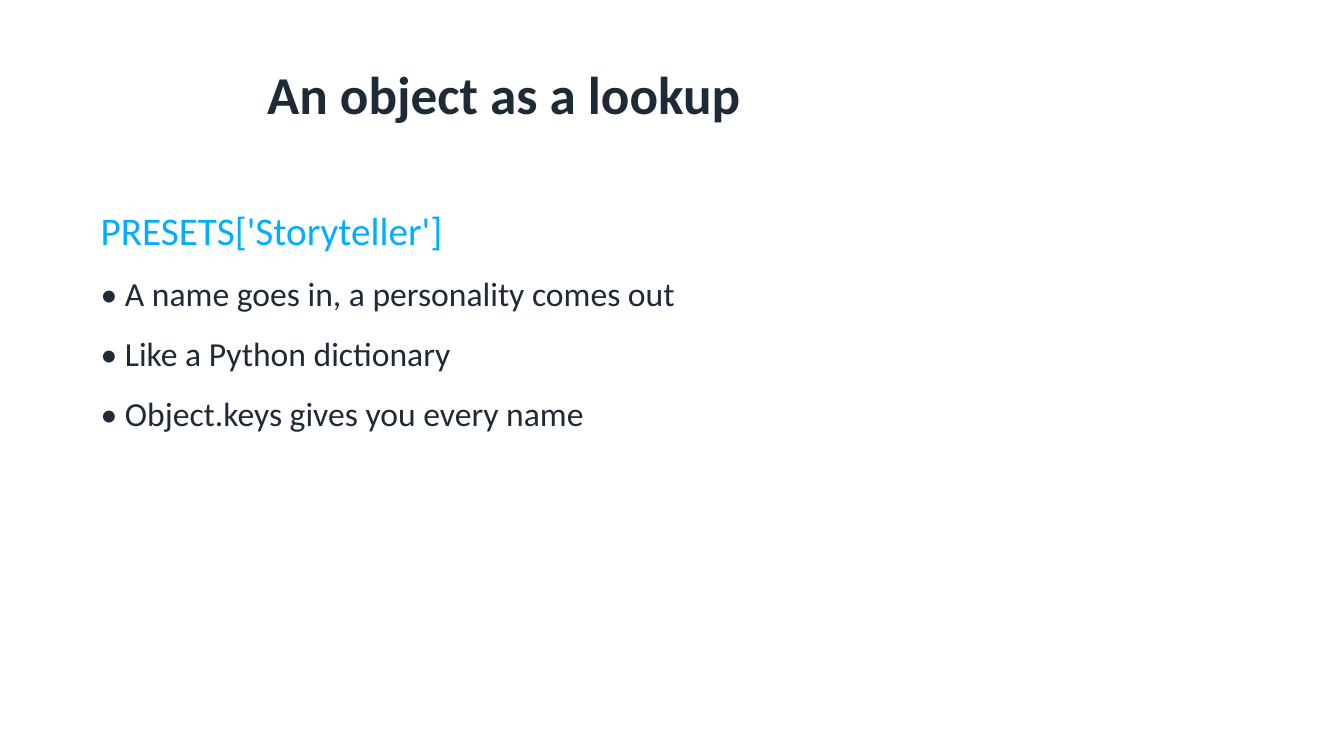
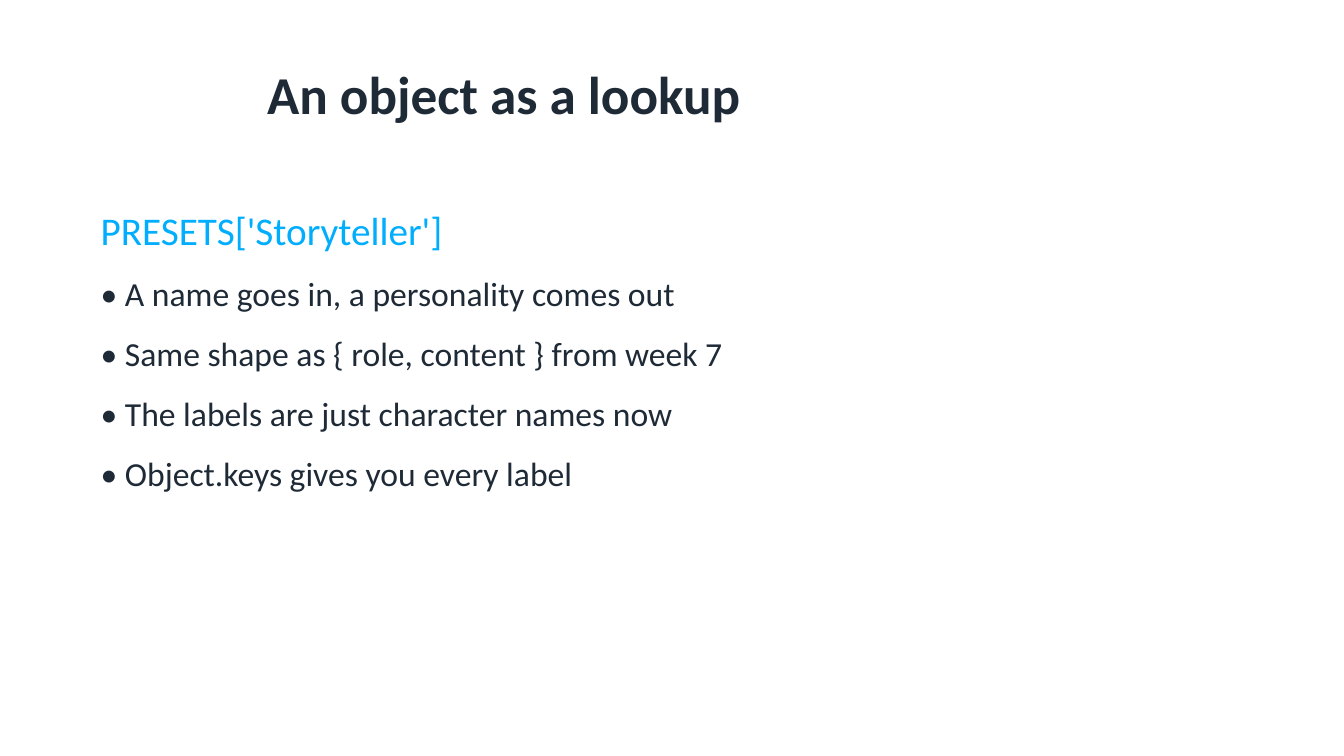
Before and after one commit to utgapps/utgapps.github.io, a slide deck: slide 4 of ai101/slides/week-13.pptx. Drawn at 1344x756 pixels with LibreOffice and Linux fonts; fonts in the diff are those of the drawing. Boxes give left, top, right and bottom in pixels: in the first picture for what was removed or moved away, otherwise in the second. Text is boxed around its words. In the diff, an @@ line names an element or a change of style, - is before the commit and + after.

```diff
--- a/ai101/slides/week-13.pptx
+++ b/ai101/slides/week-13.pptx
@@ text at (x1=125, y1=342, x2=722, y2=492): text changed @@
-• Like a Python dictionary
-• Object.keys gives you every name
+• Same shape as { role, content } from week 7
+• The labels are just character names now
+• Object.keys gives you every label
```
Also in this commit, not shown: 34 other files.
